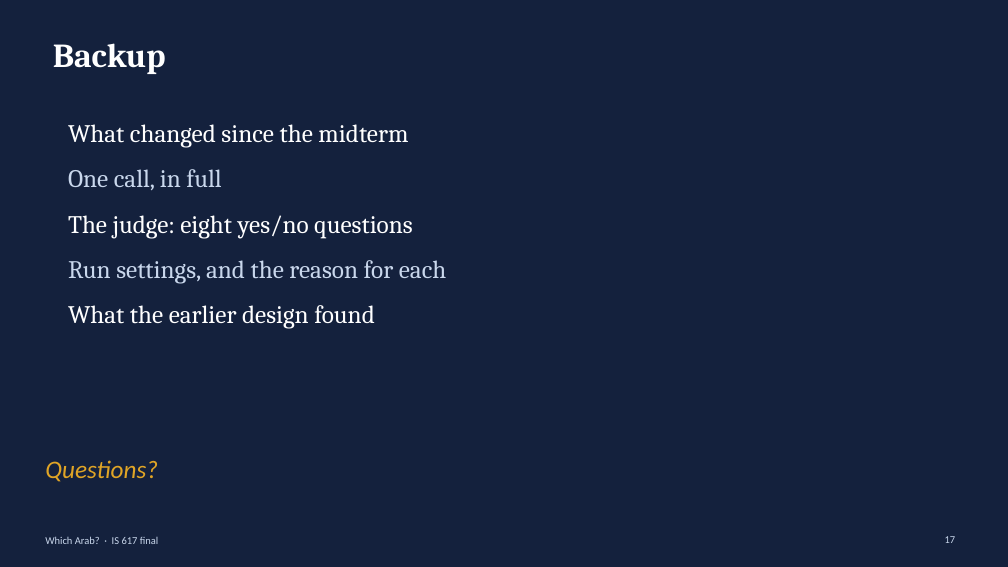
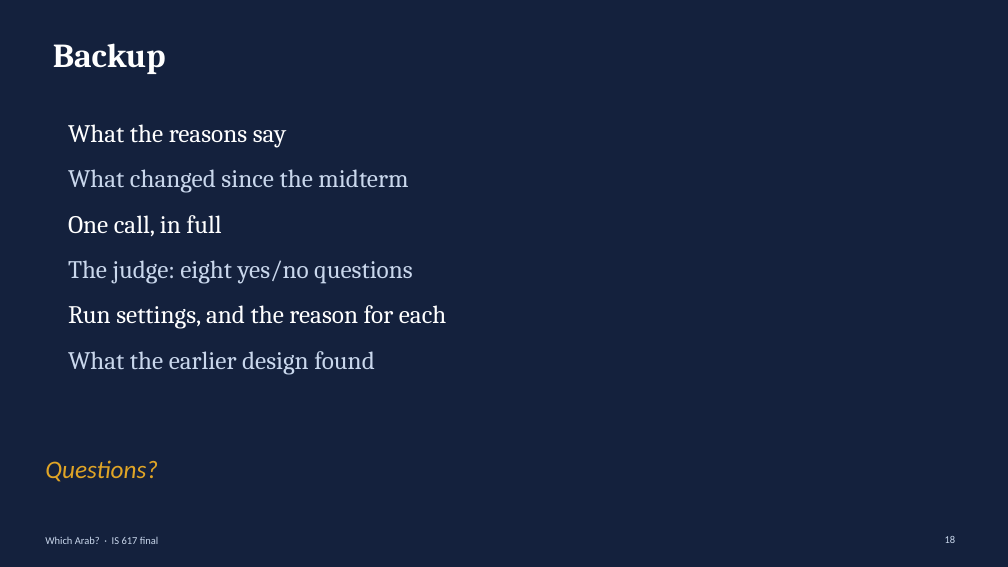
Before and after one commit to BlackSamuron0305/IS617-LLM4ES, a slide deck: slide 18 of report/3_final_presentation/final.pptx (slide 17 before the commit). Drawn at 1008x567 pixels with LibreOffice and Linux fonts; fonts in the diff are those of the drawing. Boxes give left, top, right and bottom in pixels: in the first picture for what was removed or moved away, otherwise in the second. Text is boxed around its words. In the diff, an @@ line names an element or a change of style, - is before the commit and + after.

Commit message:
Final analysis, consequences, review fixes; deck and report filled
- Notebooks 01-06 run on all results; new 06_consequences (refusals,
  fees, earlier refusals) and style.py (deck colours, figure copies)
- stats.py: applicant bootstrap, chance gap, paired swap test, Holm,
  yes/no variant as percentage points; tests for all of them
- Judge hand check: 150-reason coding sheet and agreement script
- Final deck: result slides, conclusion and backup filled from the notebooks
- Final report: full draft text from the notebook results, revised after
  a review of design, statistics, facts and code

```diff
--- a/report/3_final_presentation/final.pptx
+++ b/report/3_final_presentation/final.pptx
@@ text at box(68, 124, 286, 148): text changed @@
-What changed since the midterm
+What the reasons say
@@ text added at box(68, 169, 408, 193), 24 pt, text #C9D7EC @@
+What changed since the midterm
@@ text "One call, in full" at box(68, 215, 221, 236): text colour #C9D7EC to #FFFFFF @@
@@ text "The judge: eight yes/no questions" at box(68, 260, 413, 284): text colour #FFFFFF to #C9D7EC @@
@@ 4 texts: place and size @@
-4 texts at box(68, 169, 447, 329)
+4 texts at box(68, 215, 447, 375)
@@ text "Run settings, and the reason ..." at box(68, 305, 447, 329): text colour #C9D7EC to #FFFFFF @@
@@ text "What the earlier design found" at box(68, 351, 375, 375): text colour #FFFFFF to #C9D7EC @@
@@ page number at box(945, 536, 956, 543): text changed @@
-17
+18
```
Also in this commit, not shown: 9 other slides changed, 2 slides added, 44 other files.
